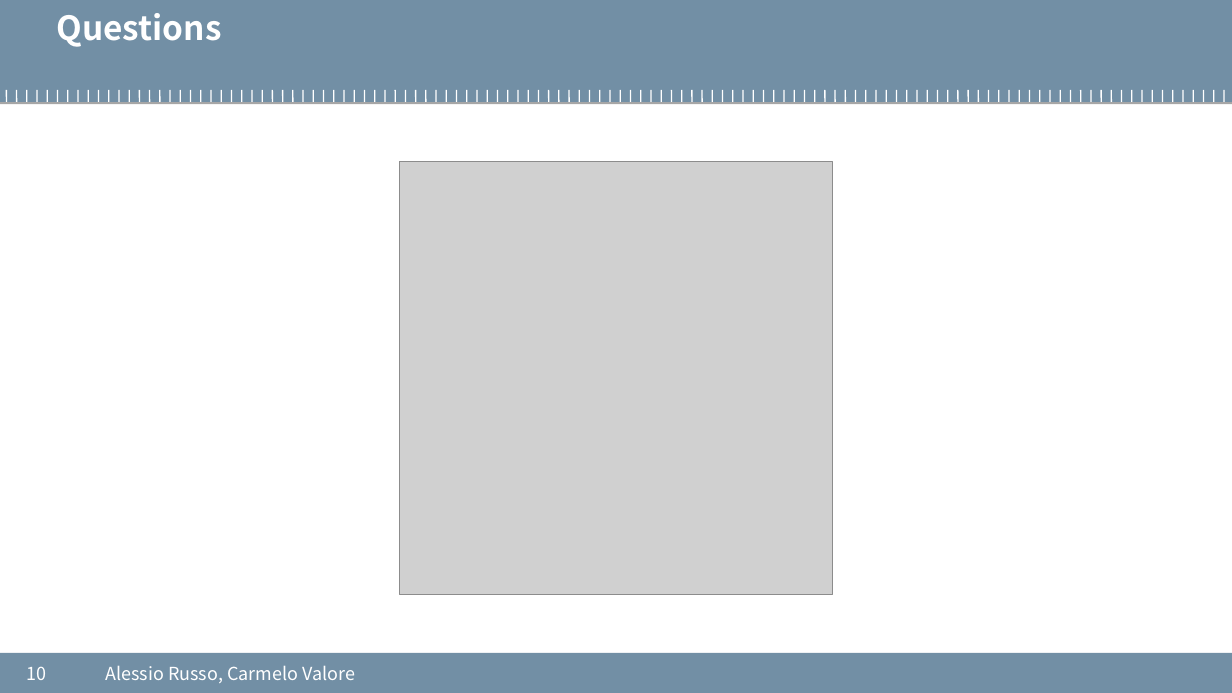
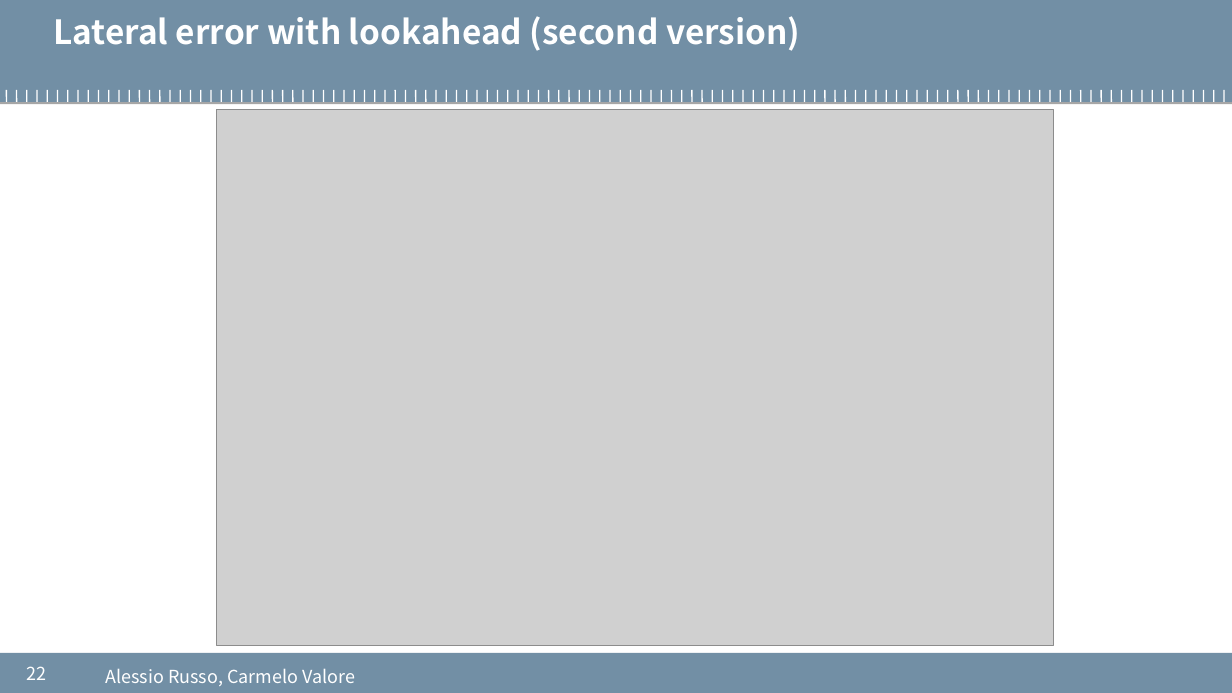
Before and after one commit to cvalore/mida2-project, a slide deck: slide 22 of presentations/20200907_meeting7.pptx (slide 10 before the commit). Drawn at 1232x693 pixels with LibreOffice and Linux fonts; fonts in the diff are those of the drawing; grey boxes stand for pictures; background and template pictures are left out. Boxes give left, top, right and bottom in pixels: in the first picture for what was removed or moved away, otherwise in the second. Text is boxed around its words. In the diff, an @@ line names an element or a change of style, - is before the commit and + after.

```diff
--- a/presentations/20200907_meeting7.pptx
+++ b/presentations/20200907_meeting7.pptx
@@ text added at (x1=53, y1=16, x2=800, y2=51), 26 pt, text #FFFFFF, bold @@
+Lateral error with lookahead (second version)
@@ text removed at (x1=57, y1=13, x2=222, y2=47) @@
-Questions
@@ picture added at (x1=217, y1=110, x2=1054, y2=646) @@
@@ picture removed at (x1=399, y1=161, x2=833, y2=594) @@
@@ page number at (x1=26, y1=666, x2=46, y2=680): text changed @@
-10
+22
```
Also in this commit, not shown: 8 other slides changed, 12 slides added, 1 slide removed, 1 other file.
